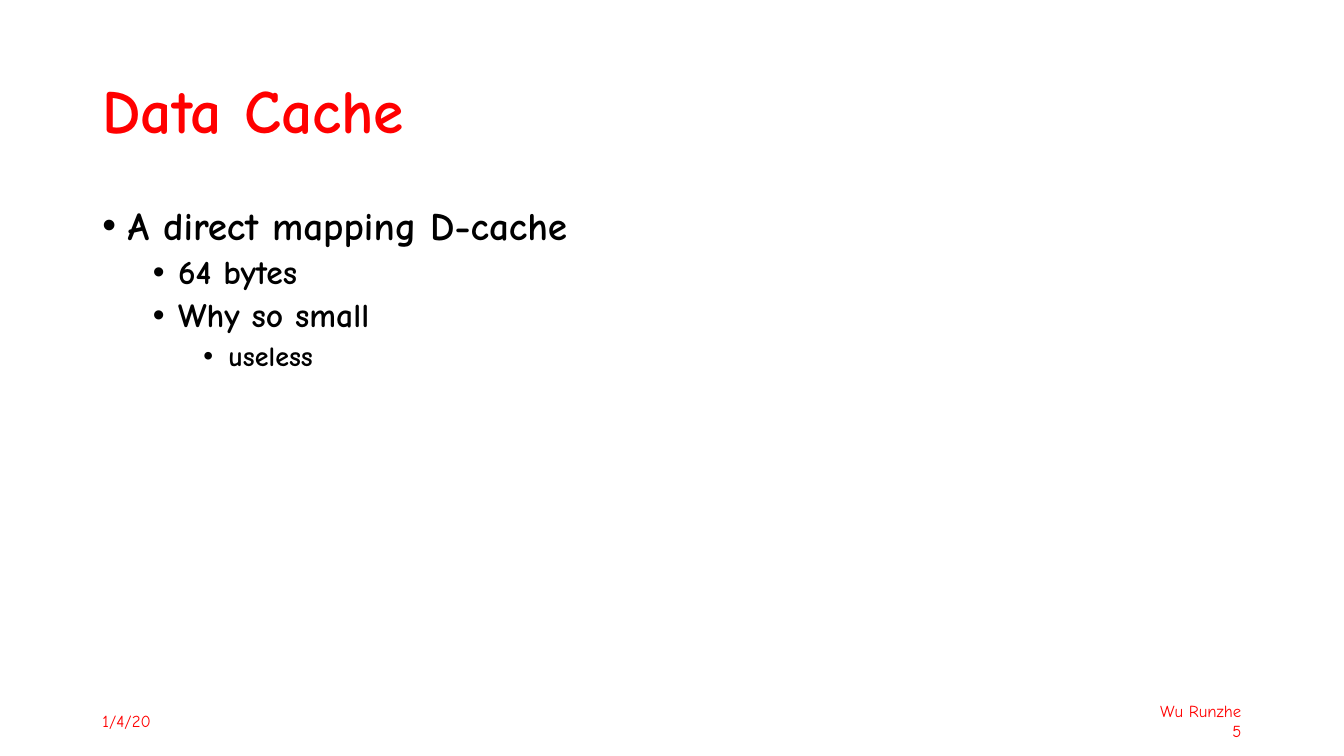
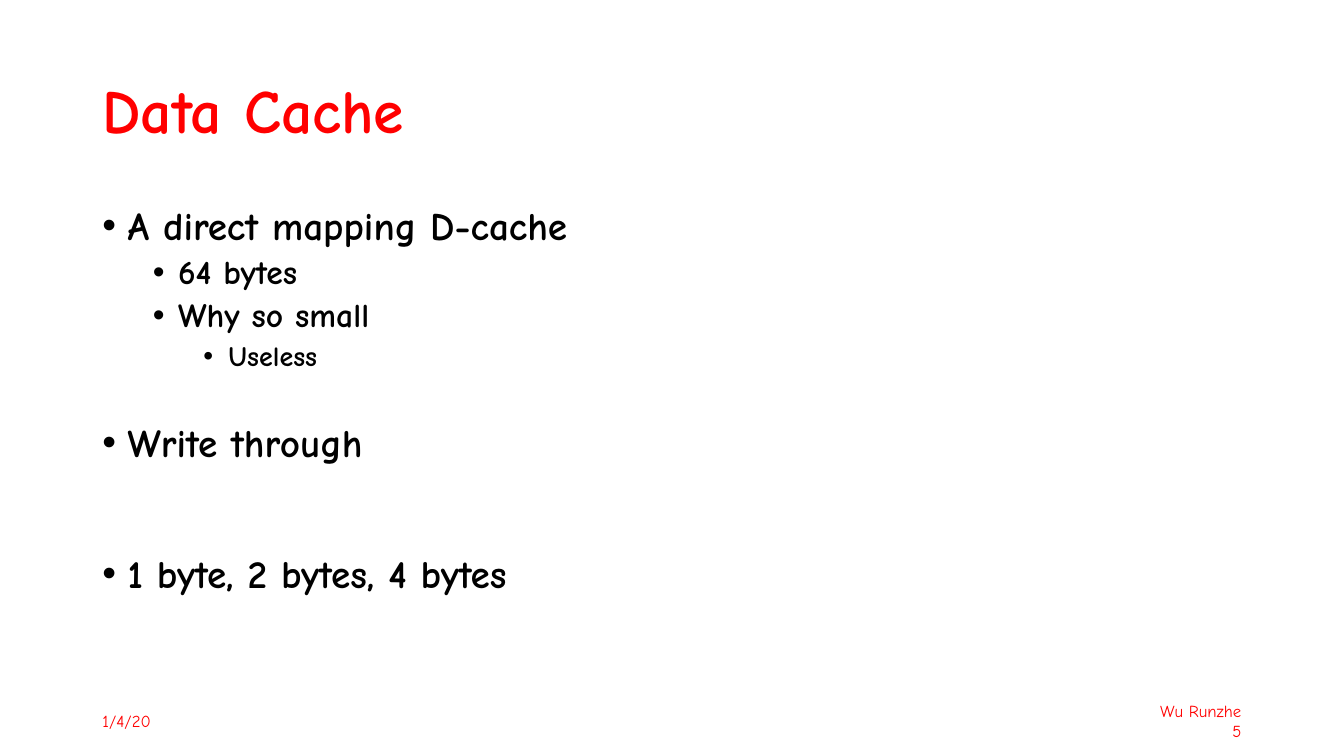
Before and after one commit to ziqian2000/RISC-V-CPU, a slide deck: slide 5 of Presentation.pptx. Drawn at 1344x756 pixels with LibreOffice and Linux fonts; fonts in the diff are those of the drawing. Boxes give left, top, right and bottom in pixels: in the first picture for what was removed or moved away, otherwise in the second. Text is boxed around its words. In the diff, an @@ line names an element or a change of style, - is before the commit and + after.

```diff
--- a/Presentation.pptx
+++ b/Presentation.pptx
@@ text at [128, 347, 507, 596]: text changed; size 20 to 28 pt @@
-    • useless
+    • Useless
+• Write through
+• 1 byte, 2 bytes, 4 bytes
```
Also in this commit, not shown: 4 other slides changed, 7 other files.
